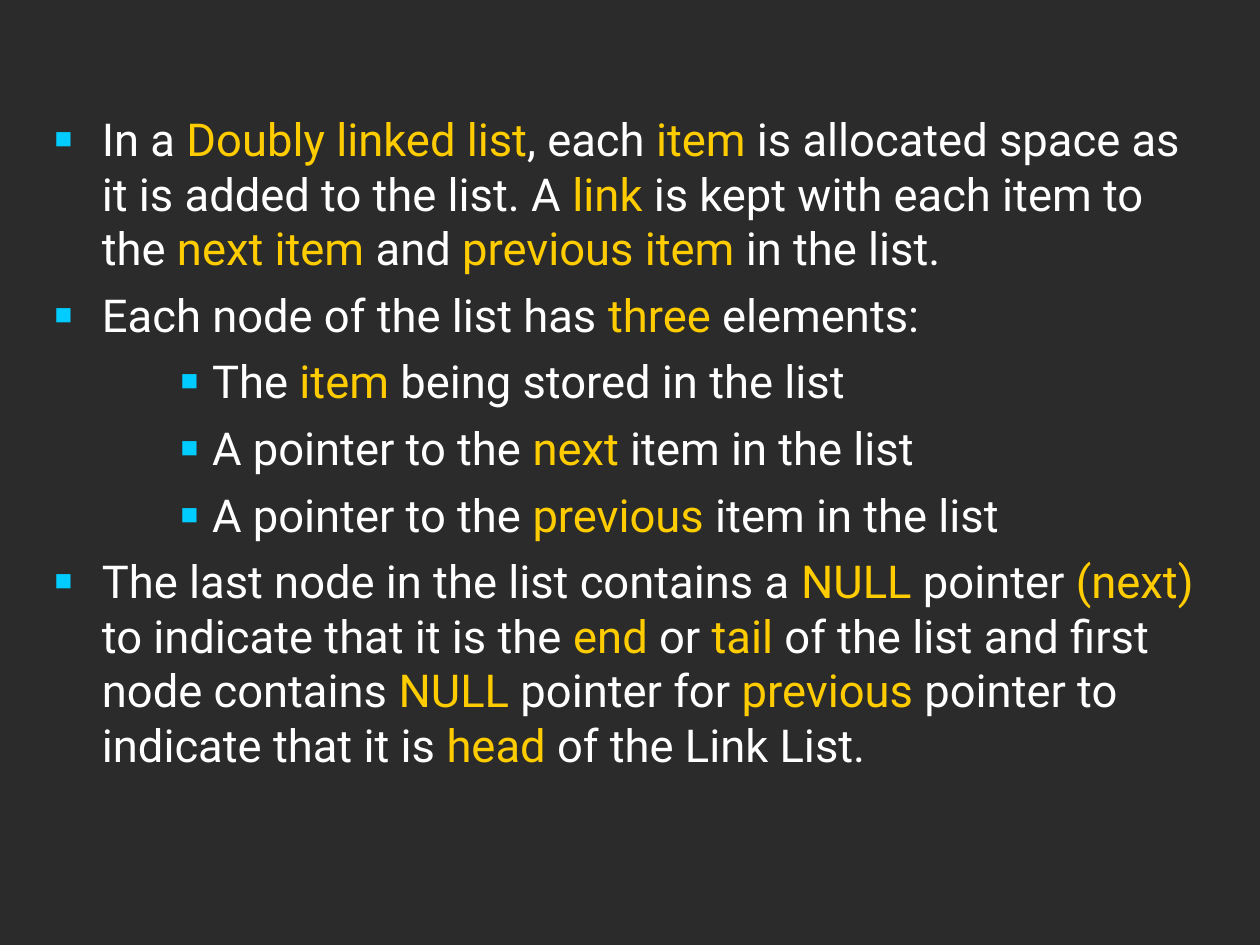
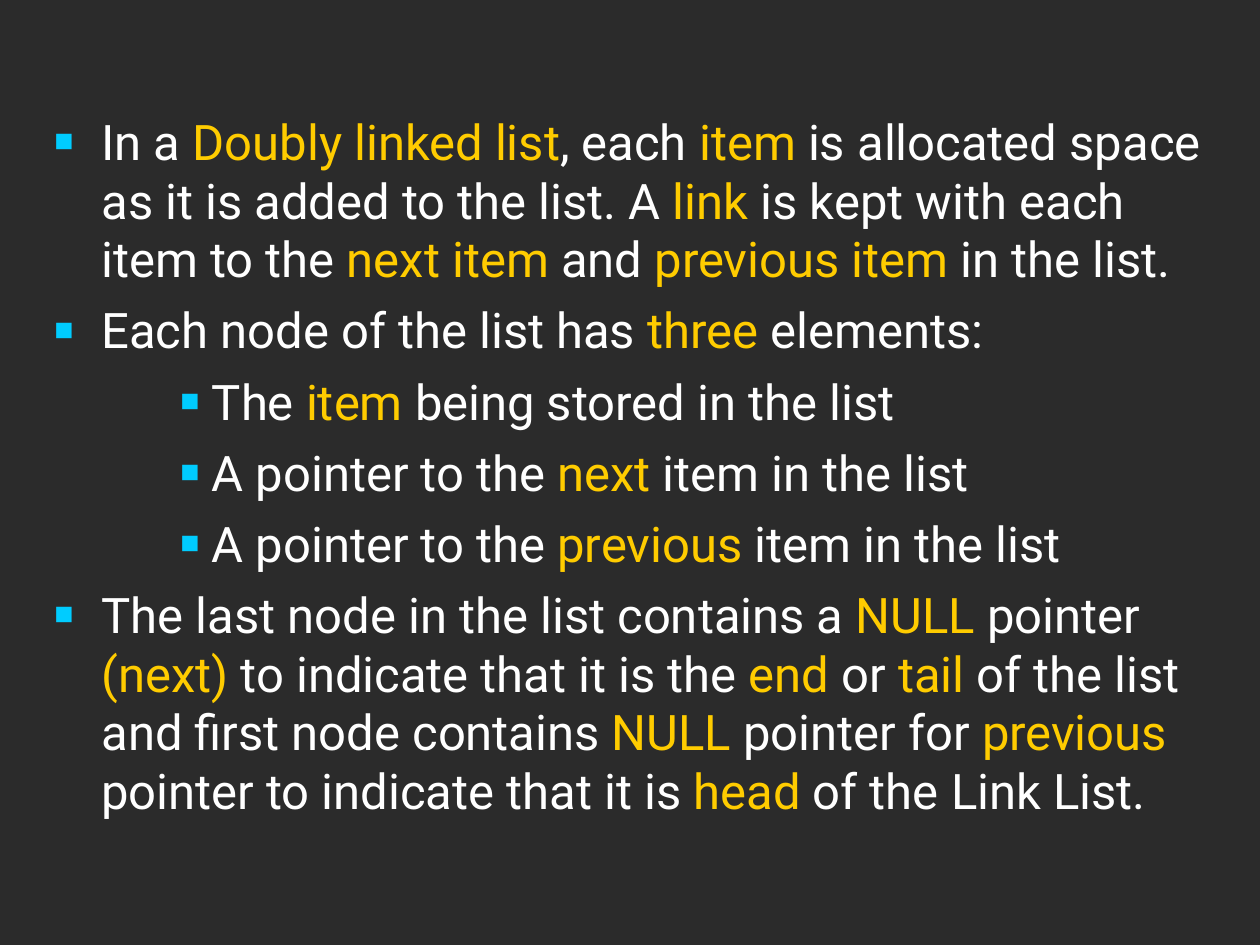
Before and after one commit to aetooc/Data-Structures, a slide deck: slide 2 of Resources/Lecture 4.ppt. Drawn at 1260x945 pixels with LibreOffice and Linux fonts; fonts in the diff are those of the drawing; background and template pictures are left out; a plain dark background stands for a picture behind light text. Boxes give left, top, right and bottom in pixels: in the first picture for what was removed or moved away, otherwise in the second. Text is boxed around its words. In the diff, an @@ line names an element or a change of style, - is before the commit and + after.

```diff
--- a/Resources/Lecture 4.ppt
+++ b/Resources/Lecture 4.ppt
@@ text "In a Doubly linked list, ..." at box(101, 123, 1201, 819): size 25.9 to 28 pt; indent changed @@
```
Also in this commit, not shown: 9 other slides changed, 2 other files.
